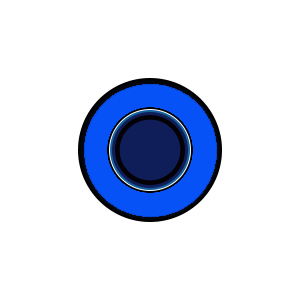
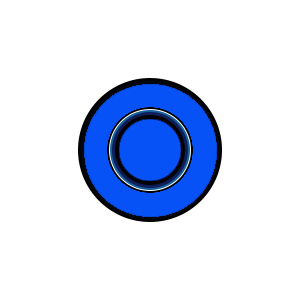
Revision of a layered 300px x 300px image; what changed, layer by layer:
painted on "Shape 5 copy" over [119, 119, 181, 181]
